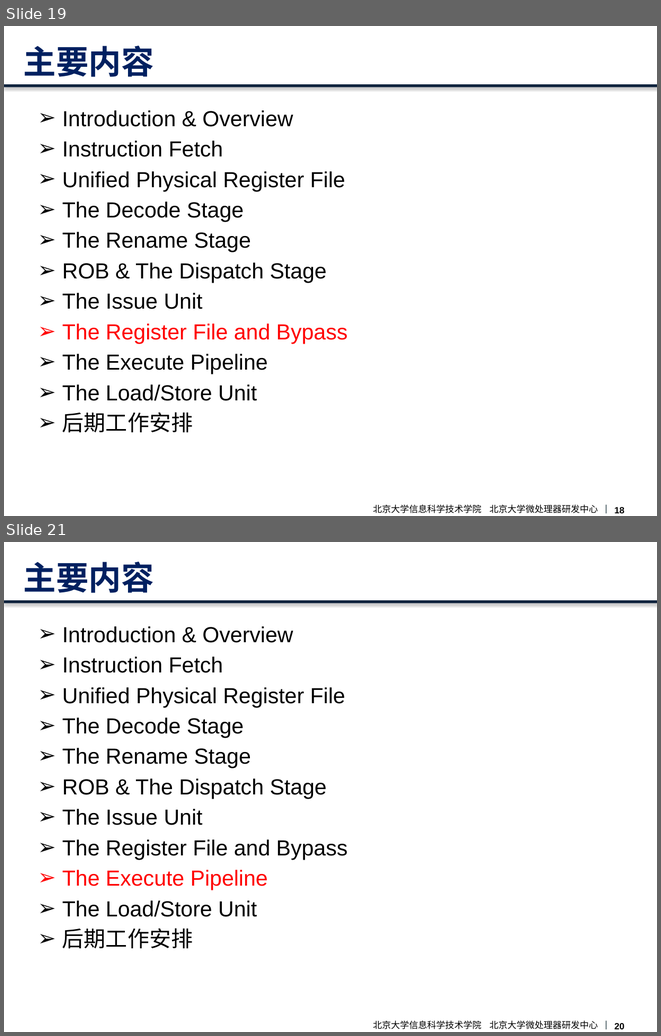
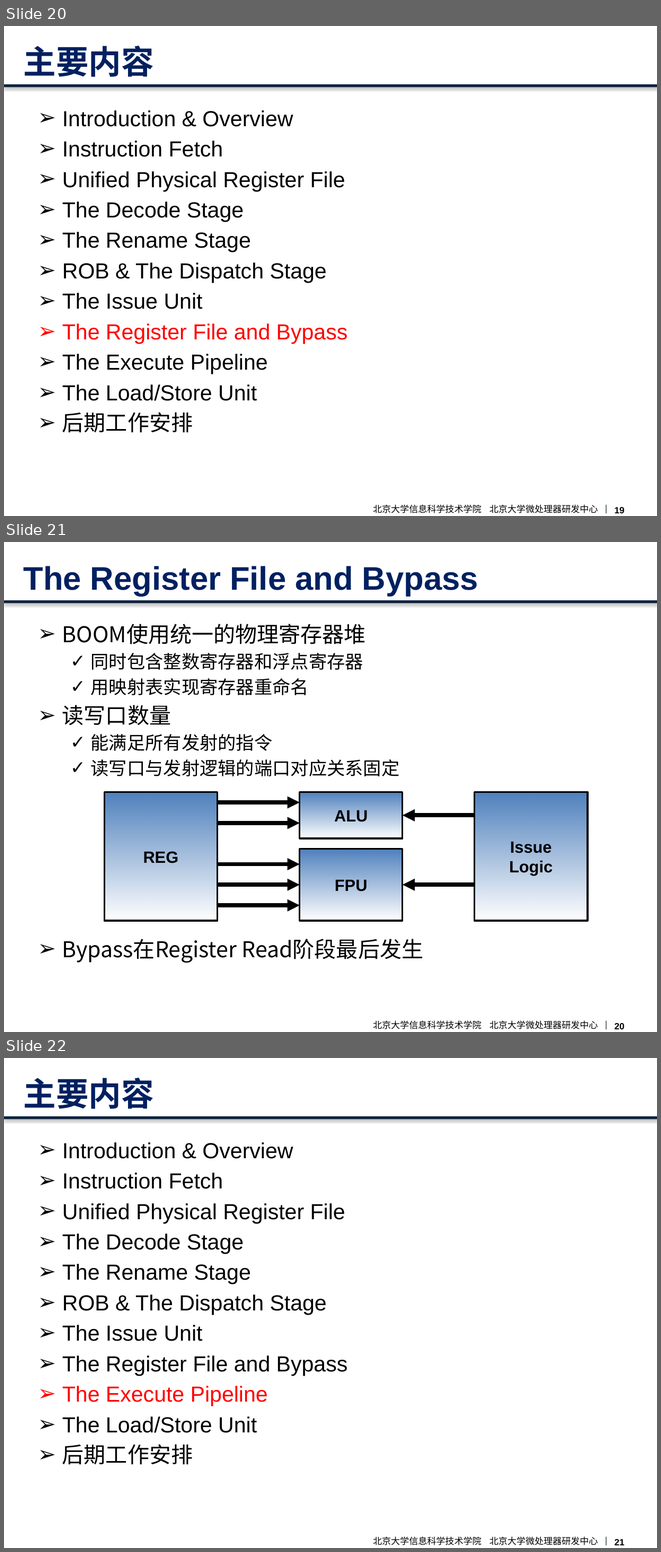
Before and after one commit to CodeATA/Docs, a slide deck: boom overview.pptx. Shown one above the other, each under a label of ours: slides 19 and 21 before the commit, slides 20, 21 and 22 after it; the slides between them are not shown. The pictures are 661x1036 and 661x1552 pixels, drawn with LibreOffice and Linux fonts; fonts in the diff are those of the drawing; background and template pictures are left out. Boxes give left, top, right and bottom in pixels: in the first picture for what was removed or moved away, otherwise in the second. Text is boxed around its words. In the diff, an @@ line names an element or a change of style, - is before the commit and + after.

```diff
--- a/boom overview.pptx
+++ b/boom overview.pptx
@@ slide 21 added at bbox=[4, 542, 657, 1032], background picture (left out); not listed: 4 template elements that a slide beside it also shows @@
@@ title added at bbox=[23, 566, 478, 596], 36 pt, text #002060, bold @@
+The Register File and Bypass
@@ text added at bbox=[62, 624, 423, 962], 20 pt, text #000000 @@
+➢ BOOM使用统一的物理寄存器堆
+  ✓ 同时包含整数寄存器和浮点寄存器
+  ✓ 用映射表实现寄存器重命名
+➢ 读写口数量
+  ✓ 能满足所有发射的指令
+  ✓ 读写口与发射逻辑的端口对应关系固定
+➢ Bypass在Register Read阶段最后发生
@@ rectangle added at bbox=[105, 792, 218, 921], fill gradient #4F81BD to #FFFFFF, outline #000000 2 pt, 18 pt, text #000000, bold @@
+REG
@@ rectangle added at bbox=[300, 792, 403, 838], fill gradient #4F81BD to #FFFFFF, outline #000000 2 pt, 18 pt, text #000000, bold @@
+ALU
@@ rectangle added at bbox=[474, 792, 587, 921], fill gradient #4F81BD to #FFFFFF, outline #000000 2 pt, 18 pt, text #000000, bold @@
+Issue
+Logic
@@ arrow added from (218, 803) to (300, 803), #000000 4.5 pt @@
@@ arrow added from (218, 823) to (300, 823), #000000 4.5 pt @@
@@ arrow added from (474, 815) to (403, 815), #000000 4.5 pt @@
@@ rectangle added at bbox=[300, 848, 403, 920], fill gradient #4F81BD to #FFFFFF, outline #000000 2 pt, 18 pt, text #000000, bold @@
+FPU
@@ arrow added from (218, 864) to (300, 864), #000000 4.5 pt @@
@@ arrow added from (218, 885) to (300, 885), #000000 4.5 pt @@
@@ arrow added from (474, 885) to (403, 885), #000000 4.5 pt @@
@@ arrow added from (218, 905) to (300, 905), #000000 4.5 pt @@
@@ what was slide 19 is now slide 20 @@
@@ what was slide 21 is now slide 22 @@
@@ page number at bbox=[615, 1539, 625, 1545]: text changed @@
-20
+21
```
Also in this commit, not shown: 3 slides changed, 1 other slide added, 1 slide removed, 1 other file.
